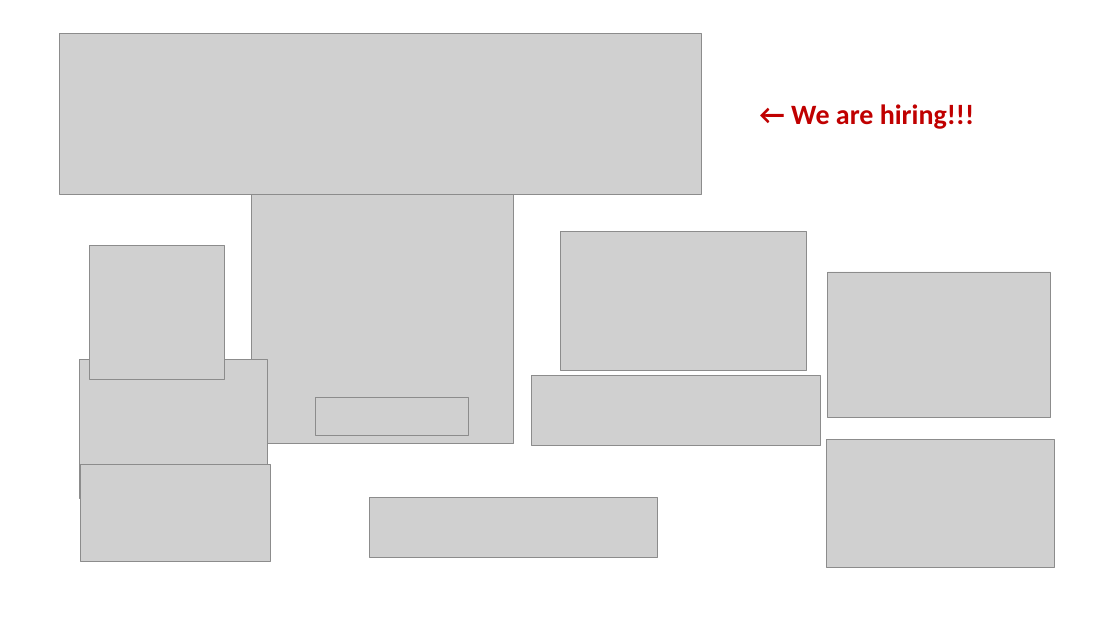
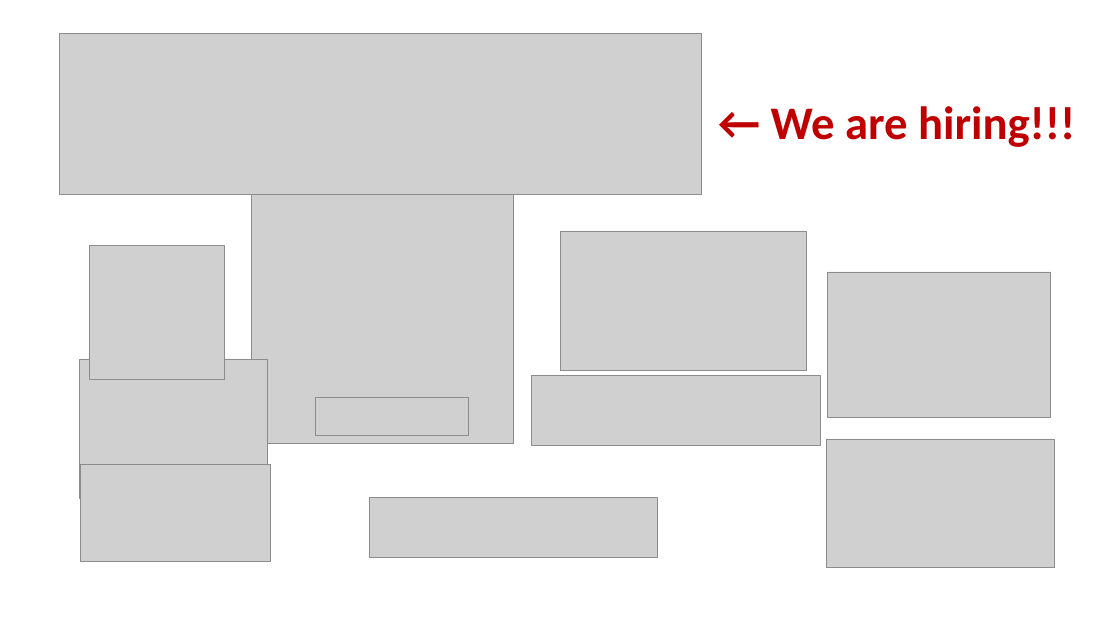
Before and after one commit to asiemer/AzureAustin-20140917, a slide deck: slide 3 of docs/20140917-AzureSearch-DocumentDB.pptx. Drawn at 1120x630 pixels with LibreOffice and Linux fonts; fonts in the diff are those of the drawing; grey boxes stand for pictures. Boxes give left, top, right and bottom in pixels: in the first picture for what was removed or moved away, otherwise in the second. Text is boxed around its words. In the diff, an @@ line names an element or a change of style, - is before the commit and + after.

```diff
--- a/docs/20140917-AzureSearch-DocumentDB.pptx
+++ b/docs/20140917-AzureSearch-DocumentDB.pptx
@@ text "← We are hiring!!!": place and size @@
-text "← We are hiring!!!" at box(791, 104, 974, 129)
+text "← We are hiring!!!" at box(771, 106, 1075, 147)
@@ text "← We are hiring!!!" at box(771, 106, 1075, 147): size 24 to 40 pt @@
```
Also in this commit, not shown: 2 slides added, 3 other files.
